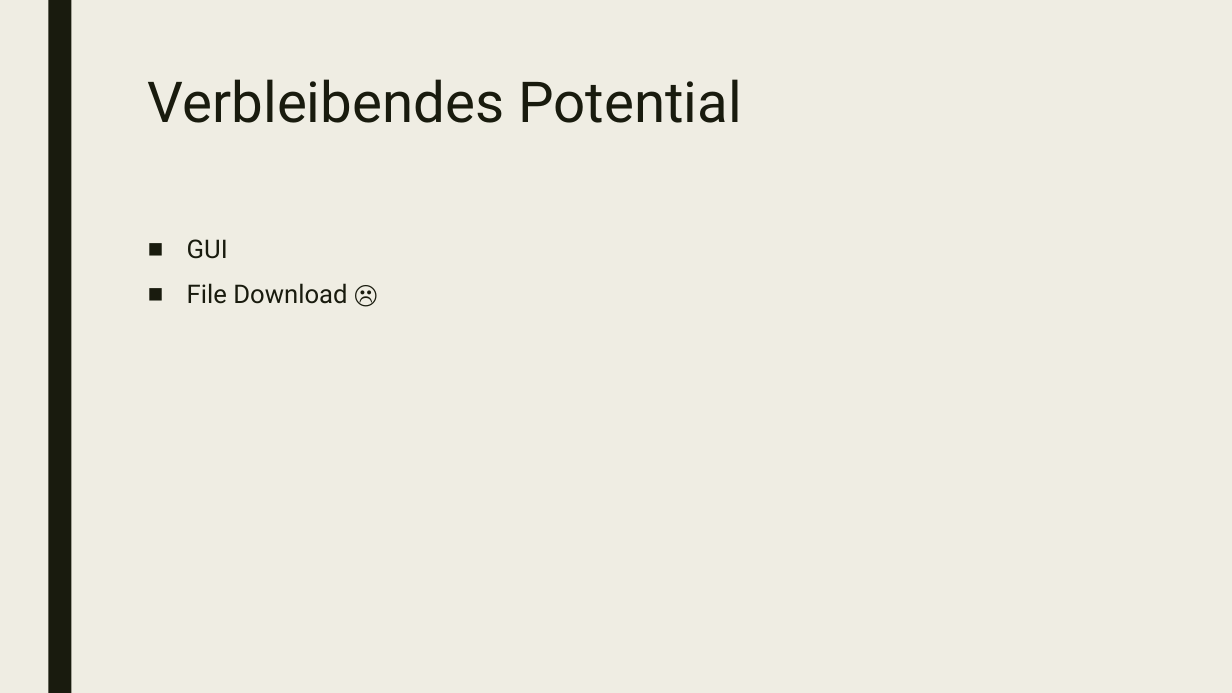
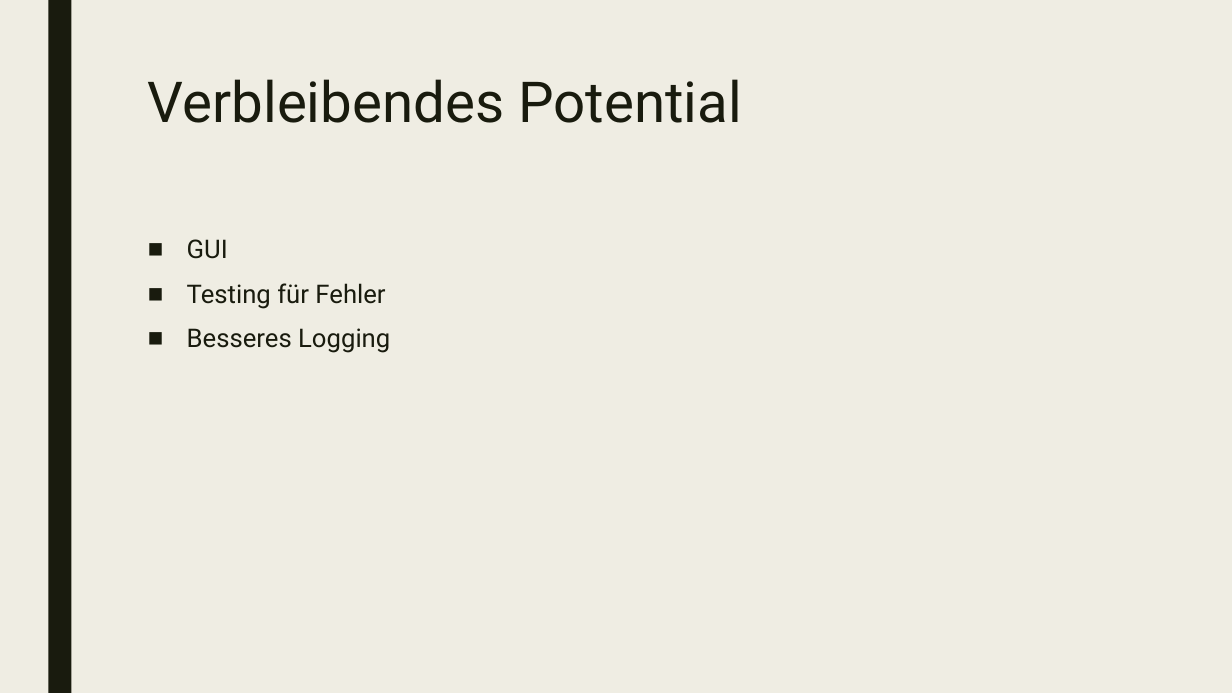
Before and after one commit to orizion/cssr, a slide deck: slide 6 of docs/CS Seminar Registration.pptx. Drawn at 1232x693 pixels with LibreOffice and Linux fonts; fonts in the diff are those of the drawing. Boxes give left, top, right and bottom in pixels: in the first picture for what was removed or moved away, otherwise in the second. Text is boxed around its words. In the diff, an @@ line names an element or a change of style, - is before the commit and + after.

```diff
--- a/docs/CS Seminar Registration.pptx
+++ b/docs/CS Seminar Registration.pptx
@@ text at box(187, 283, 390, 353): text changed @@
-■ File Download ☹
+■ Testing für Fehler
+■ Besseres Logging
```
Also in this commit, not shown: 2 other slides changed, 7 slides added, 9 other files.
